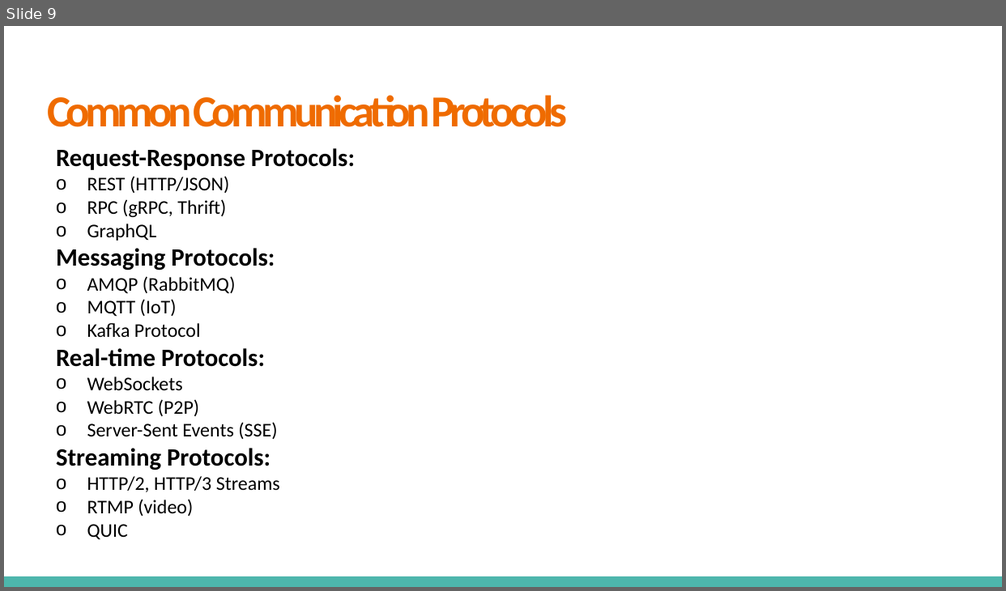
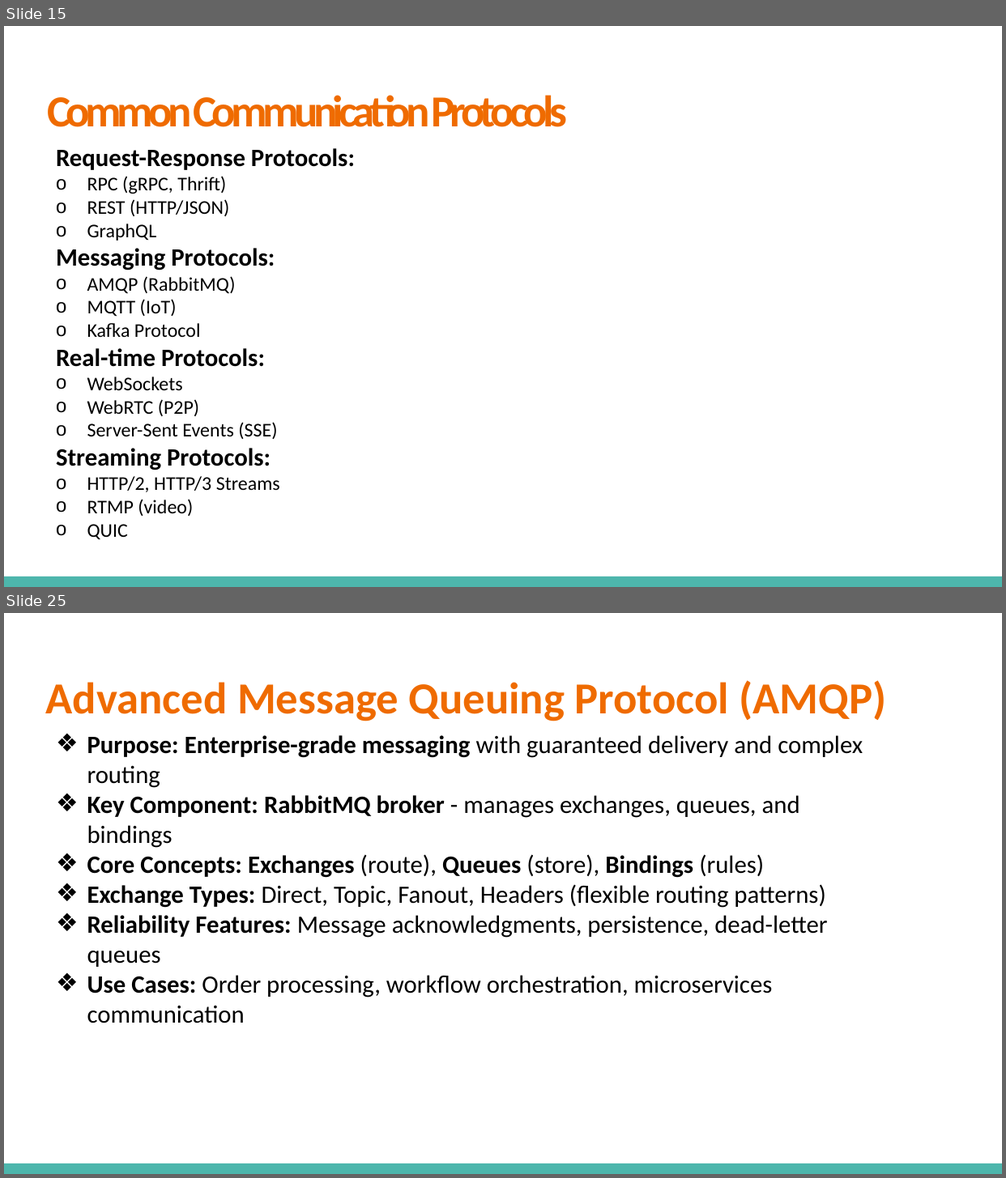
Before and after one commit to VikashChauhan51/system-design, a slide deck: High Level System Design/Fundamentals/4. Communication Networks and Protocols/Communication Networks & Protocols.pptx. Shown one above the other, each under a label of ours: slide 9 before the commit, slides 15 and 25 after it; the slides between them are not shown. The pictures are 1006x591 and 1006x1178 pixels, drawn with LibreOffice and Linux fonts; fonts in the diff are those of the drawing. Boxes give left, top, right and bottom in pixels: in the first picture for what was removed or moved away, otherwise in the second. Text is boxed around its words. In the diff, an @@ line names an element or a change of style, - is before the commit and + after.

Commit message:
networks  communication and protocols

```diff
--- a/High Level System Design/Fundamentals/4. Communication Networks and Protocols/Communication Networks & Protocols.pptx
+++ b/High Level System Design/Fundamentals/4. Communication Networks and Protocols/Communication Networks & Protocols.pptx
@@ slide 25 added at [4,613,1002,1174], background #FFFFFF; not listed: 1 template element that a slide beside it also shows @@
@@ title added at [46,680,887,722], 32 pt, text #EF6B00, bold @@
+Advanced Message Queuing Protocol (AMQP)
@@ text added at [87,735,863,1024], 18 pt, text #000000 @@
+❖ Purpose: Enterprise-grade messaging with guaranteed delivery and complex routing
+❖ Key Component: RabbitMQ broker - manages exchanges, queues, and bindings
+❖ Core Concepts: Exchanges (route), Queues (store), Bindings (rules)
+❖ Exchange Types: Direct, Topic, Fanout, Headers (flexible routing patterns)
+❖ Reliability Features: Message acknowledgments, persistence, dead-letter queues
+❖ Use Cases: Order processing, workflow orchestration, microservices communication
@@ what was slide 9 is now slide 15 @@
@@ slide 15 changed as well @@
@@ text at [87,176,226,194]: paragraph added @@
+  o RPC (gRPC, Thrift)
@@ text at [87,199,226,217]: paragraph removed @@
-  o RPC (gRPC, Thrift)
```
Also in this commit, not shown: 4 other slides changed, 23 other slides added, 1 slide removed.
